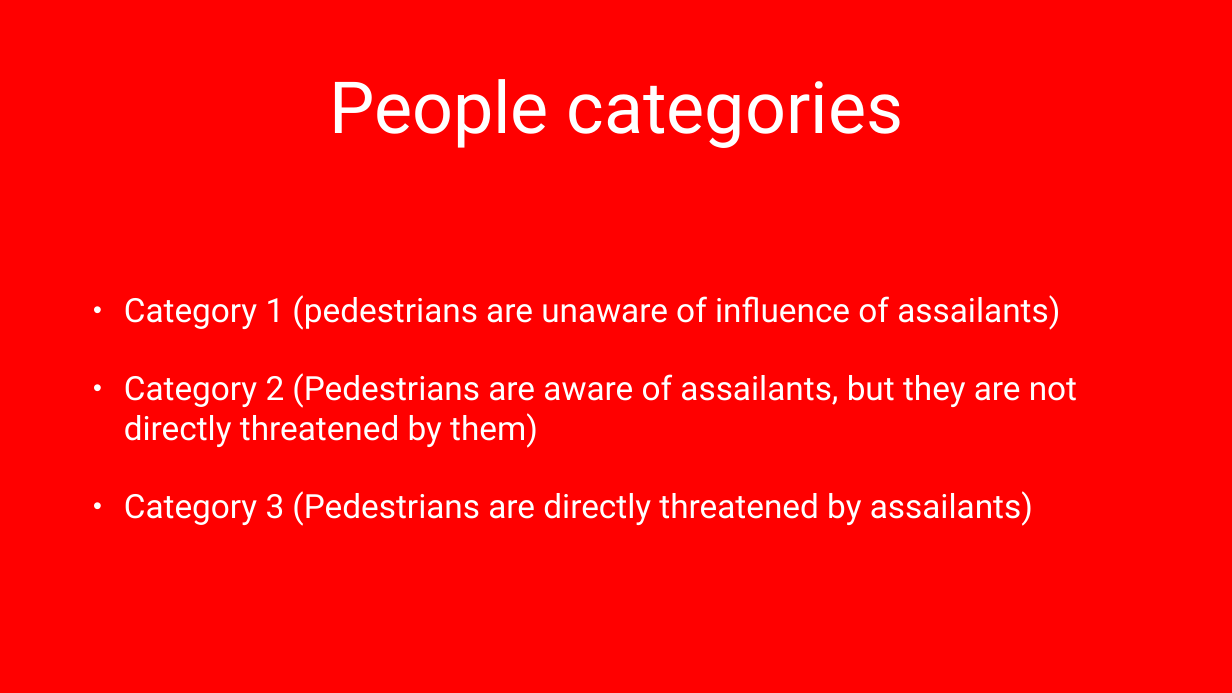
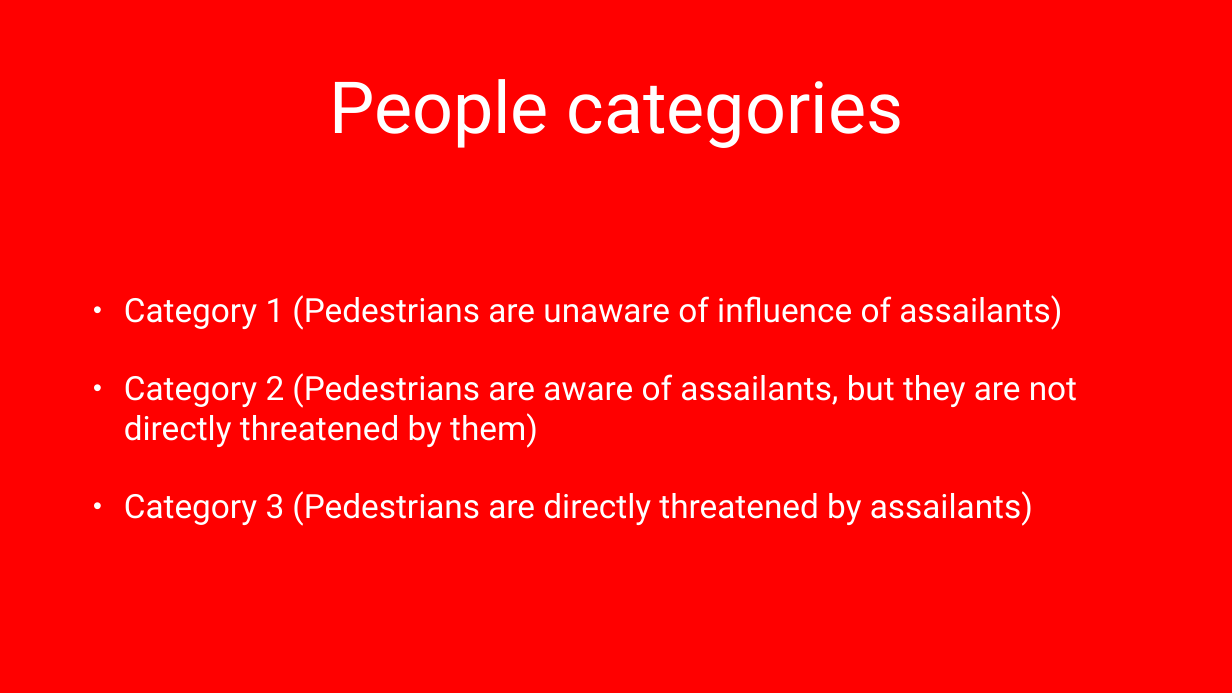
Before and after one commit to Blarc/crowd-evacuation, a slide deck: slide 3 of presentation/Crowd_simulation_sv.pptx. Drawn at 1232x693 pixels with LibreOffice and Linux fonts; fonts in the diff are those of the drawing; background and template pictures are left out. Boxes give left, top, right and bottom in pixels: in the first picture for what was removed or moved away, otherwise in the second. Text is boxed around its words. In the diff, an @@ line names an element or a change of style, - is before the commit and + after.

```diff
--- a/presentation/Crowd_simulation_sv.pptx
+++ b/presentation/Crowd_simulation_sv.pptx
@@ text at bbox=[124, 295, 1062, 330]: text changed @@
-• Category 1 (pedestrians are unaware of influence of assailants)
+• Category 1 (Pedestrians are unaware of influence of assailants)
```
Also in this commit, not shown: 5 other slides changed, 1 other file.
